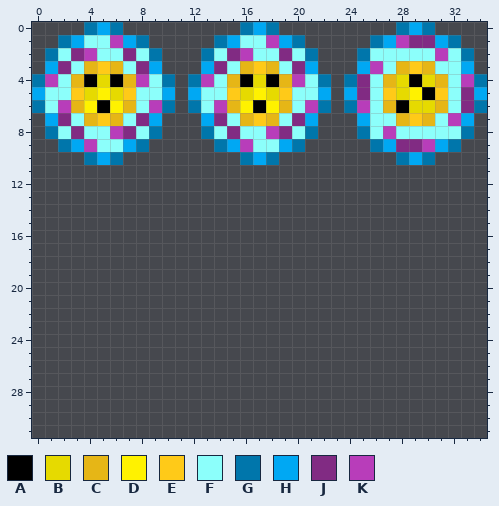
Edited in one commit: pixel-art sprite (client/img/ball.png). The first picture shows the starting point.
The file is 35x32 pixels.
Palette (. is transparent): A #000000  B #e6da00  C #e6b616  D #fff200  E #ffca18  F #8cfffb  G #0076ab  H #00a8f3  J #812b83  K #b83dba
Pixels before, first column x 0:
 0 ....GHG.........GHG.........GHG....
 1 ..GHFFKHG.....GHFFKHG.....GHKJJHG..
 2 .GFJKFFJFG...GFJKFFJFG...GFFFFFKFG.
 3 .HJFCECFJH...HJFCECFJH...HKFCECFFH.
 4 GKFCABACKFG.GKFCABACKFG.GJFCBABCFKG
 5 HFFEBDBEFFH.HFFEBDBEFFH.HJFEBDAEFJH
 6 GFKCDADCFKG.GFKCDADCFKG.GKFCABBCFJG
 7 .HJFCECFJH...HJFCECFJH...HFFCECFKH.
 8 .GFJFFKJFG...GFJFFKJFG...GFKFFFFFG.
 9 ..GHKFFHG.....GHKFFHG.....GHJJKHG..
10 ....GHG.........GHG.........GHG....
And afterwards:
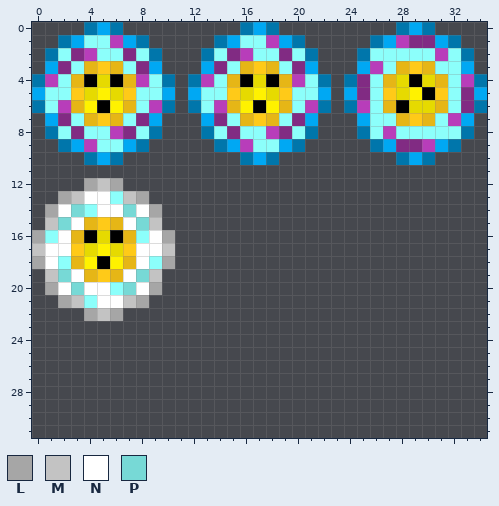
Colours new in this view: L #a6a6a6  M #c3c3c3  N #ffffff  P #77d9d6
Change:
Changed rows in their new state; - is an unchanged pixel.
first column x 0:
12 ----LML----
13 --LMNNFML--
14 -LNPFNNPNL-
15 -MPNCECNPM-
16 LFNCABACFNL
17 MNNEBDBENNM
18 LNFCDADCNFL
19 -MPNCECNPM-
20 -LNPNNFPNL-
21 --LMFNNML--
22 ----LML----
Boxes around the changes in both pictures, in picture pixels (x1, y1, x2, y2):
added: (32, 178, 175, 321)
